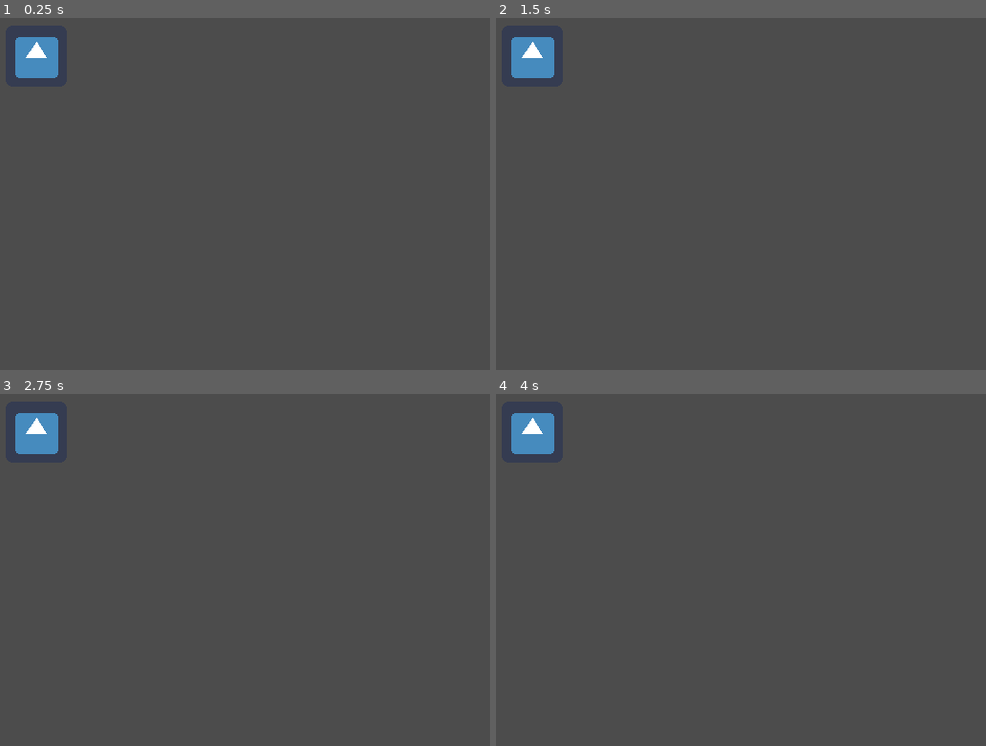
Above: before the commit, frames 1-4 (two rows, left to right).
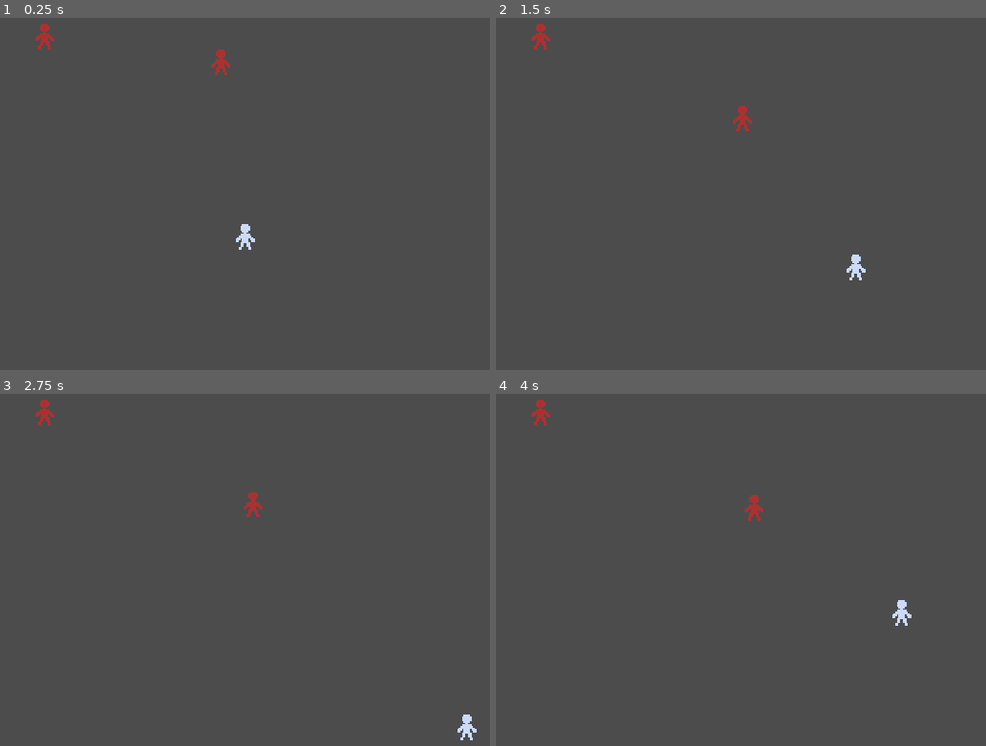
Above: after the commit, the same moments.

Repository: svntax/LD44-YLIC
Game: Godot game, scene res://Scenes/gameplay.tscn
Two runs of this game, one before a commit and one after it. Both use one fixed random seed, a clock stepped at 60 frames per second and the inputs below. Before the commit the project starts from res://Scenes/main_menu.tscn. The engine's default icon, where the game draws it, is replaced by a stand-in: a white triangle on a blue panel in a dark square.
Inputs (mouse positions are in pixels of both pictures, inside the frame that each line leads up to):
- Up to frame 1 (0.25 s): no input
- Up to frame 2 (1.5 s): move the mouse to (922, 201) at 0.52 s; hold D (MOVE_RIGHT, bound only after the commit) 0.53-1.28 s; click (922, 201) at 0.6 s; move the mouse to (598, 257) at 1.27 s; hold S (MOVE_DOWN, bound only after the commit) from 1.28 s (still down); click (598, 257) at 1.35 s
- Up to frame 3 (2.75 s): move the mouse to (333, 478) at 2.02 s; release S (MOVE_DOWN, bound only after the commit) at 2.03 s; hold D (MOVE_RIGHT, bound only after the commit) from 2.03 s (still down); click (333, 478) at 2.1 s
- Up to frame 4 (4 s): move the mouse to (716, 717) at 2.77 s; release D (MOVE_RIGHT, bound only after the commit) at 2.78 s; hold W (MOVE_UP, bound only after the commit) 2.78-3.53 s; click (716, 717) at 2.85 s; move the mouse to (981, 689) at 3.52 s; hold A (MOVE_LEFT, bound only after the commit) from 3.53 s (still down); click (981, 689) at 3.6 s

The runs differ from the first frame. In frame 1, 1.4% of the frame differs, in the area x 3-53%, y 1-66%; in frame 2, 1.4%; in frame 3, 1.3%; in frame 4, 1.4%.

Commit message:
Basic structure for the game + simple player and enemy controls

Diff:
--- /dev/null
+++ b/Scenes/enemy_basic.tscn
@@ -0,0 +1,18 @@
+[gd_scene load_steps=4 format=2]
+
+[ext_resource path="res://Scripts/enemy_controls.gd" type="Script" id=1]
+[ext_resource path="res://Sprites/enemy_basic.png" type="Texture" id=2]
+
+[sub_resource type="RectangleShape2D" id=1]
+extents = Vector2( 8, 8 )
+
+[node name="EnemyBasic" type="KinematicBody2D" groups=[
+"Enemies",
+]]
+script = ExtResource( 1 )
+
+[node name="Sprite" type="Sprite" parent="."]
+texture = ExtResource( 2 )
+
+[node name="CollisionShape2D" type="CollisionShape2D" parent="."]
+shape = SubResource( 1 )
--- a/Scenes/gameplay.tscn
+++ b/Scenes/gameplay.tscn
@@ -1,3 +1,16 @@
-[gd_scene format=2]
+[gd_scene load_steps=3 format=2]
 
-[node name="Gameplay" type="Node2D"]
+[ext_resource path="res://Scenes/layout_basic.tscn" type="PackedScene" id=1]
+[ext_resource path="res://Scenes/player.tscn" type="PackedScene" id=2]
+
+[node name="Arena" type="Node2D"]
+
+[node name="LayoutBasic" parent="." instance=ExtResource( 1 )]
+
+[node name="Player" parent="." instance=ExtResource( 2 )]
+position = Vector2( 231.913, 185.245 )
+
+[node name="Camera2D" type="Camera2D" parent="."]
+anchor_mode = 0
+current = true
+zoom = Vector2( 0.5, 0.5 )
--- /dev/null
+++ b/Scenes/layout_basic.tscn
@@ -0,0 +1,15 @@
+[gd_scene load_steps=2 format=2]
+
+[ext_resource path="res://Scenes/enemy_basic.tscn" type="PackedScene" id=1]
+
+[node name="LayoutBasic" type="Node2D"]
+
+[node name="EnemyBasic" parent="." instance=ExtResource( 1 )]
+position = Vector2( 106.071, 58.977 )
+
+[node name="EnemyBasic2" parent="." instance=ExtResource( 1 )]
+position = Vector2( 215.809, 67.3954 )
+
+[node name="TempCamera" type="Camera2D" parent="."]
+anchor_mode = 0
+zoom = Vector2( 0.5, 0.5 )
--- /dev/null
+++ b/Scenes/player.tscn
@@ -0,0 +1,32 @@
+[gd_scene load_steps=5 format=2]
+
+[ext_resource path="res://Scripts/player_controls.gd" type="Script" id=1]
+[ext_resource path="res://Sprites/player_front.png" type="Texture" id=2]
+
+[sub_resource type="RectangleShape2D" id=1]
+extents = Vector2( 8, 8 )
+
+[sub_resource type="RectangleShape2D" id=2]
+
+[node name="Player" type="KinematicBody2D" groups=[
+"Players",
+]]
+script = ExtResource( 1 )
+
+[node name="Sprite" type="Sprite" parent="."]
+texture = ExtResource( 2 )
+
+[node name="CollisionShape2D" type="CollisionShape2D" parent="."]
+shape = SubResource( 1 )
+
+[node name="DamageTimer" type="Timer" parent="."]
+wait_time = 0.5
+
+[node name="Area2D" type="Area2D" parent="."]
+
+[node name="CollisionShape2D" type="CollisionShape2D" parent="Area2D"]
+shape = SubResource( 2 )
+
+[connection signal="timeout" from="DamageTimer" to="." method="_on_DamageTimer_timeout"]
+[connection signal="body_entered" from="Area2D" to="." method="_on_Area2D_body_entered"]
+[connection signal="body_exited" from="Area2D" to="." method="_on_Area2D_body_exited"]
--- /dev/null
+++ b/Scripts/Globals.gd
@@ -0,0 +1,7 @@
+extends Node
+
+#To keep track of upgrades over the course of the game
+var CURRENT_HEALTH = 100
+
+func _ready():
+    pass # Replace with function body.
--- /dev/null
+++ b/Scripts/enemy_controls.gd
@@ -0,0 +1,19 @@
+extends KinematicBody2D
+
+onready var AGGRO_RANGE = 128
+
+onready var moveSpeed = 32
+onready var player = get_tree().get_nodes_in_group("Players")[0]
+
+func _ready():
+    pass
+
+func _process(delta):
+    pass
+
+func _physics_process(delta):
+    var playerPos = player.global_position
+    var myPos = self.global_position
+    var dist = playerPos - myPos
+    if dist.length() < AGGRO_RANGE:
+        self.move_and_slide(dist.normalized() * moveSpeed)
--- /dev/null
+++ b/Scripts/player_controls.gd
@@ -0,0 +1,56 @@
+extends KinematicBody2D
+
+onready var health = Globals.CURRENT_HEALTH
+onready var walkSpeed = 96
+onready var walkVel = Vector2()
+
+onready var enemyCount = 0
+
+func _ready():
+    pass
+
+func takeDamage(amount):
+    health -= amount
+    print("Player health: " + str(health))
+    if health <= 0:
+        health = 0
+        #TODO death
+        print("Player is dead!")
+
+func _process(delta):
+    pass
+
+func _physics_process(delta):
+    walkVel.x = 0
+    walkVel.y = 0
+
+    if(Input.is_action_pressed("MOVE_LEFT")):
+        walkVel.x = -walkSpeed
+    if(Input.is_action_pressed("MOVE_RIGHT")):
+        walkVel.x = walkSpeed
+    if(Input.is_action_pressed("MOVE_UP")):
+        walkVel.y = -walkSpeed
+    if(Input.is_action_pressed("MOVE_DOWN")):
+        walkVel.y = walkSpeed
+
+    self.move_and_slide(walkVel)
+
+    if Input.is_action_just_pressed("ATTACK"):
+        var clickPos = get_global_mouse_position()
+        print(clickPos)
+
+func _on_Area2D_body_entered(body):
+    if body.is_in_group("Enemies"):
+        if enemyCount == 0 and get_node("DamageTimer").is_stopped():
+            get_node("DamageTimer").start()
+            self.takeDamage(2) #TODO damage amount specific to enemy?
+        enemyCount += 1
+
+func _on_Area2D_body_exited(body):
+    if body.is_in_group("Enemies"):
+        enemyCount -= 1
+        if enemyCount == 0:
+            get_node("DamageTimer").stop()
+
+func _on_DamageTimer_timeout():
+    self.takeDamage(2) #TODO damage amount specific to enemy?
--- a/project.godot
+++ b/project.godot
@@ -16,14 +16,51 @@
 [application]
 
 config/name="LudumDare44"
-run/main_scene="res://Scenes/main_menu.tscn"
+run/main_scene="res://Scenes/gameplay.tscn"
 config/icon="res://icon.png"
+
+[autoload]
+
+Globals="*res://Scripts/Globals.gd"
 
 [display]
 
-window/size/width=800
+window/size/width=960
+window/size/height=720
 window/stretch/mode="2d"
 window/stretch/aspect="keep"
+
+[input]
+
+ATTACK={
+"deadzone": 0.5,
+"events": [ Object(InputEventMouseButton,"resource_local_to_scene":false,"resource_name":"","device":0,"alt":false,"shift":false,"control":false,"meta":false,"command":false,"button_mask":0,"position":Vector2( 0, 0 ),"global_position":Vector2( 0, 0 ),"factor":1.0,"button_index":1,"pressed":false,"doubleclick":false,"script":null)
+ ]
+}
+MOVE_LEFT={
+"deadzone": 0.5,
+"events": [ Object(InputEventKey,"resource_local_to_scene":false,"resource_name":"","device":0,"alt":false,"shift":false,"control":false,"meta":false,"command":false,"pressed":false,"scancode":65,"unicode":0,"echo":false,"script":null)
+, Object(InputEventKey,"resource_local_to_scene":false,"resource_name":"","device":0,"alt":false,"shift":false,"control":false,"meta":false,"command":false,"pressed":false,"scancode":16777231,"unicode":0,"echo":false,"script":null)
+ ]
+}
+MOVE_RIGHT={
+"deadzone": 0.5,
+"events": [ Object(InputEventKey,"resource_local_to_scene":false,"resource_name":"","device":0,"alt":false,"shift":false,"control":false,"meta":false,"command":false,"pressed":false,"scancode":68,"unicode":0,"echo":false,"script":null)
+, Object(InputEventKey,"resource_local_to_scene":false,"resource_name":"","device":0,"alt":false,"shift":false,"control":false,"meta":false,"command":false,"pressed":false,"scancode":16777233,"unicode":0,"echo":false,"script":null)
+ ]
+}
+MOVE_UP={
+"deadzone": 0.5,
+"events": [ Object(InputEventKey,"resource_local_to_scene":false,"resource_name":"","device":0,"alt":false,"shift":false,"control":false,"meta":false,"command":false,"pressed":false,"scancode":87,"unicode":0,"echo":false,"script":null)
+, Object(InputEventKey,"resource_local_to_scene":false,"resource_name":"","device":0,"alt":false,"shift":false,"control":false,"meta":false,"command":false,"pressed":false,"scancode":16777232,"unicode":0,"echo":false,"script":null)
+ ]
+}
+MOVE_DOWN={
+"deadzone": 0.5,
+"events": [ Object(InputEventKey,"resource_local_to_scene":false,"resource_name":"","device":0,"alt":false,"shift":false,"control":false,"meta":false,"command":false,"pressed":false,"scancode":83,"unicode":0,"echo":false,"script":null)
+, Object(InputEventKey,"resource_local_to_scene":false,"resource_name":"","device":0,"alt":false,"shift":false,"control":false,"meta":false,"command":false,"pressed":false,"scancode":16777234,"unicode":0,"echo":false,"script":null)
+ ]
+}
 
 [rendering]
 
Binary file added: Sprites/enemy_basic.png
Not shown, added: Sprites/enemy_basic.png.import
Binary file added: Sprites/player_front.png
Not shown, added: Sprites/player_front.png.import
